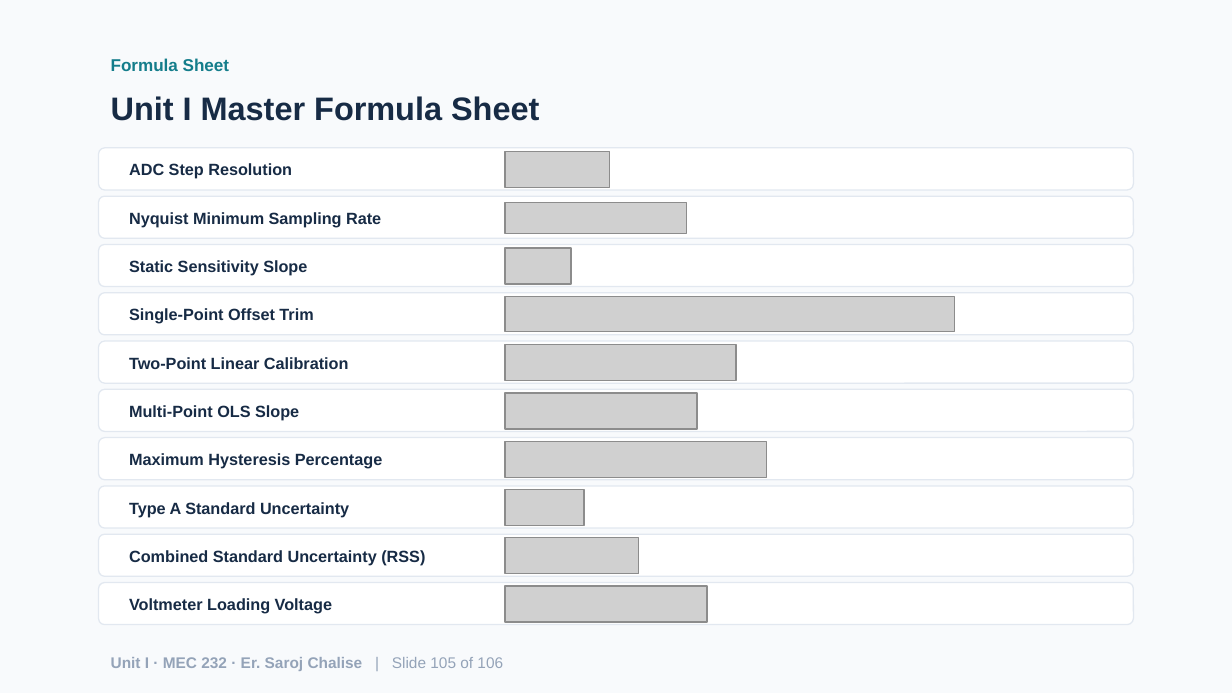
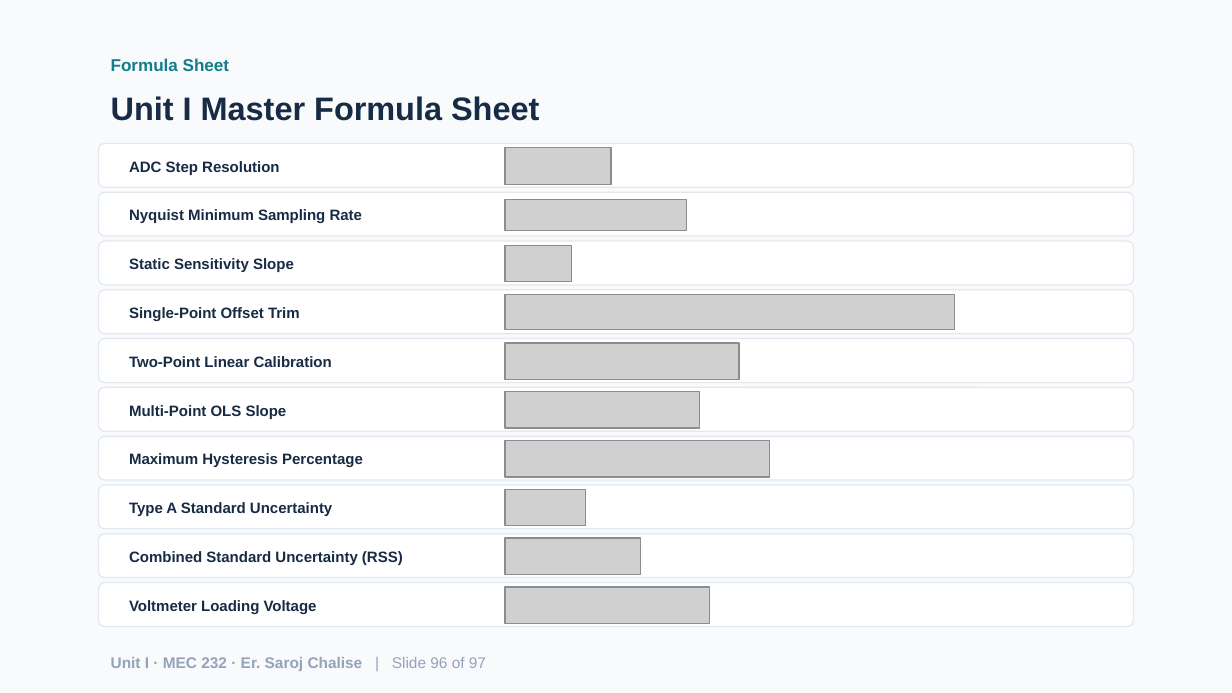
Before and after one commit to chalisesaroj/learnfromsaroj, a slide deck: slide 96 of Unit1_Fundamentals_of_Measurement_Systems.pptx (slide 105 before the commit). Drawn at 1232x693 pixels with LibreOffice and Linux fonts; fonts in the diff are those of the drawing; grey boxes stand for pictures. Boxes give left, top, right and bottom in pixels: in the first picture for what was removed or moved away, otherwise in the second. Text is boxed around its words. In the diff, an @@ line names an element or a change of style, - is before the commit and + after.

Commit message:
feat: extend presentation deck support to Unit II
- Expand PPTX export logic to support units I, II, and III
- Add comprehensive Unit II pedagogical architecture and asset list
- Update dynamic slide titling to use chapter unit identifiers

```diff
--- a/Unit1_Fundamentals_of_Measurement_Systems.pptx
+++ b/Unit1_Fundamentals_of_Measurement_Systems.pptx
@@ size 9.5 to 8.8 pt in 10 elements at (x1=129, y1=551, x2=403, y2=565), (x1=129, y1=405, x2=287, y2=419), (x1=129, y1=453, x2=363, y2=467), (x1=129, y1=502, x2=332, y2=516), (x1=129, y1=600, x2=317, y2=614), (x1=129, y1=209, x2=362, y2=223), (x1=129, y1=258, x2=294, y2=272), (x1=129, y1=307, x2=300, y2=321), (x1=129, y1=356, x2=332, y2=367), (x1=129, y1=161, x2=279, y2=175) @@
@@ 2 rounded rectangles, 1 picture moved together from (x1=99, y1=148, x2=1133, y2=238) to (x1=99, y1=144, x2=1133, y2=237) @@
@@ proportions changed in 10 elements at (x1=99, y1=388, x2=1133, y2=432), (x1=99, y1=436, x2=1133, y2=480), (x1=99, y1=533, x2=1133, y2=578), (x1=99, y1=485, x2=1133, y2=530), (x1=99, y1=241, x2=1133, y2=286), (x1=99, y1=339, x2=1133, y2=383), (x1=99, y1=583, x2=1133, y2=627), (x1=99, y1=290, x2=1133, y2=334), (x1=99, y1=144, x2=1133, y2=188), (x1=99, y1=192, x2=1133, y2=237) @@
@@ picture resized from (x1=505, y1=441, x2=766, y2=477) to (x1=505, y1=441, x2=770, y2=478) @@
@@ text at (x1=111, y1=657, x2=486, y2=671): text changed @@
-Unit I · MEC 232 · Er. Saroj Chalise | Slide 105 of 106
+Unit I · MEC 232 · Er. Saroj Chalise | Slide 96 of 97
```
Also in this commit, not shown: 86 other slides changed, 9 slides added, 18 slides removed, 21 other files.
